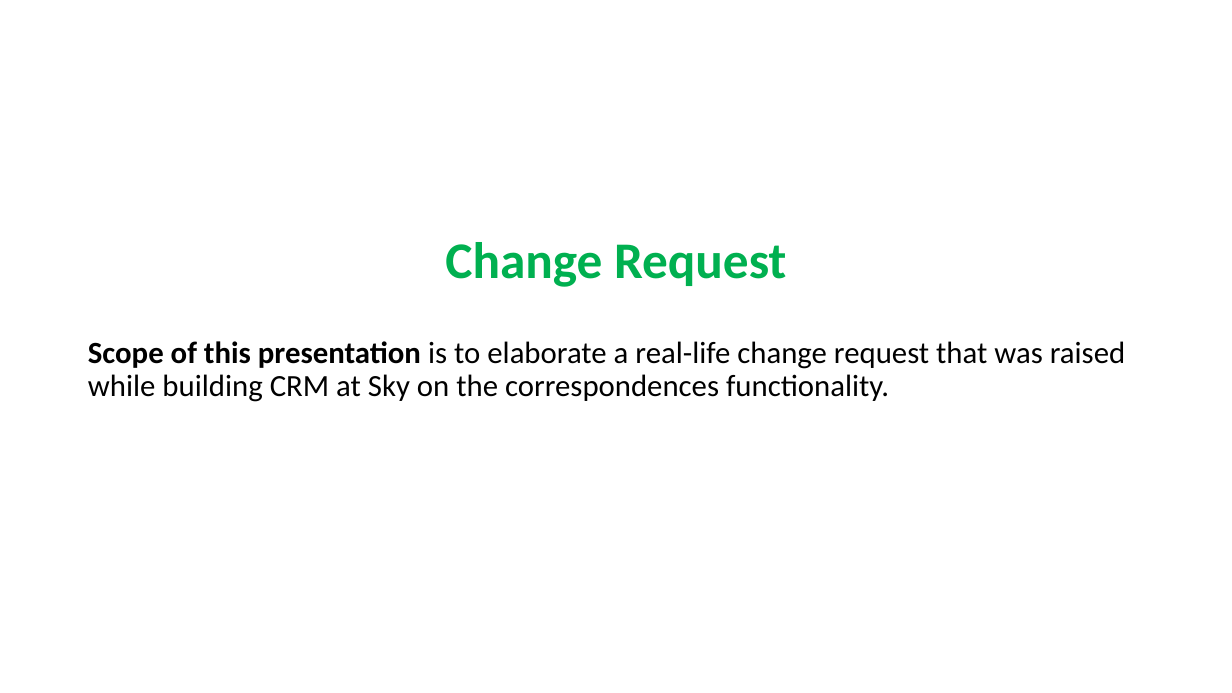
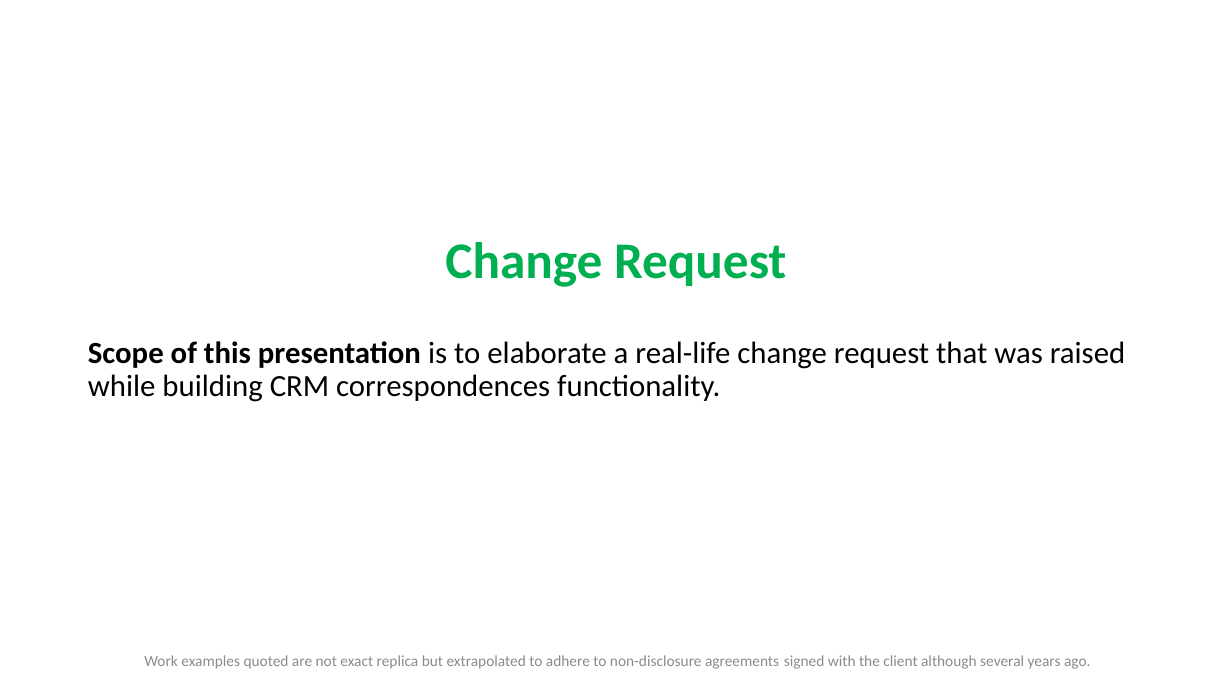
Before and after one commit to RaghavanKasthuri/Business-Analysis, a slide deck: slide 1 of Change Requests.pptx. Drawn at 1232x693 pixels with LibreOffice and Linux fonts; fonts in the diff are those of the drawing. Boxes give left, top, right and bottom in pixels: in the first picture for what was removed or moved away, otherwise in the second. Text is boxed around its words. In the diff, an @@ line names an element or a change of style, - is before the commit and + after.

```diff
--- a/Change Requests.pptx
+++ b/Change Requests.pptx
@@ subtitle at (88, 341, 1125, 402): text changed @@
-Scope of this presentation is to elaborate a real-life change request that was raised while building CRM at Sky on the correspondences functionality.
+Scope of this presentation is to elaborate a real-life change request that was raised while building CRM correspondences functionality.
@@ text added at (144, 655, 1090, 669), 12 pt, text #8C8C8C @@
+Work examples quoted are not exact replica but extrapolated to adhere to non-disclosure agreements signed with the client although several years ago.
```
Also in this commit, not shown: 1 other slide changed, 10 other files.
